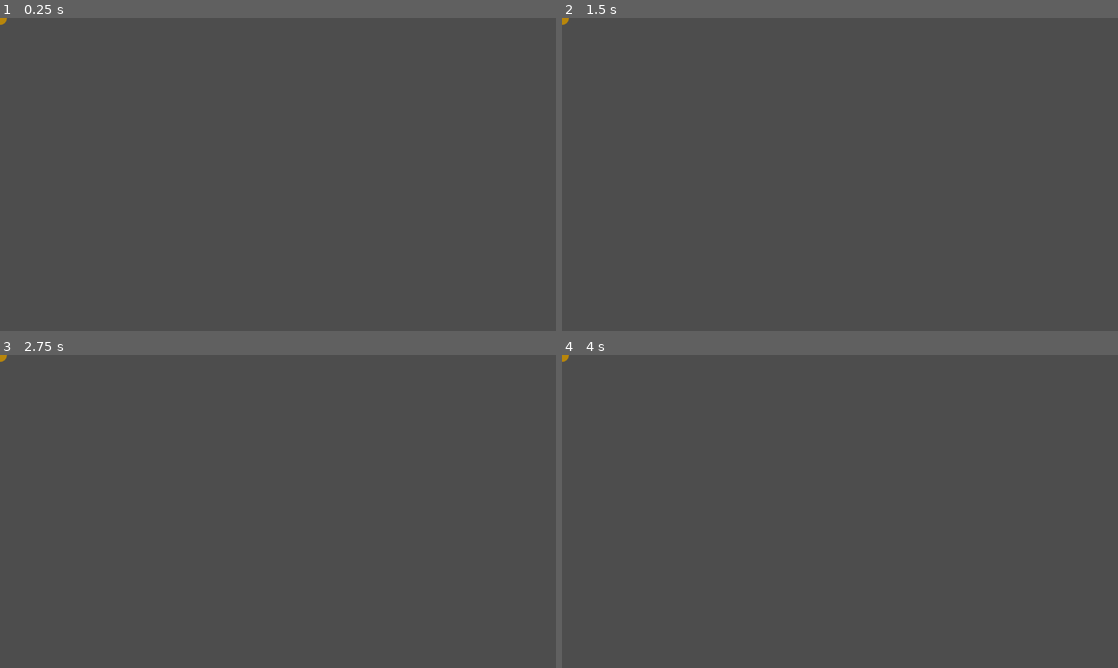
Above: before the commit, frames 1-4 (two rows, left to right).
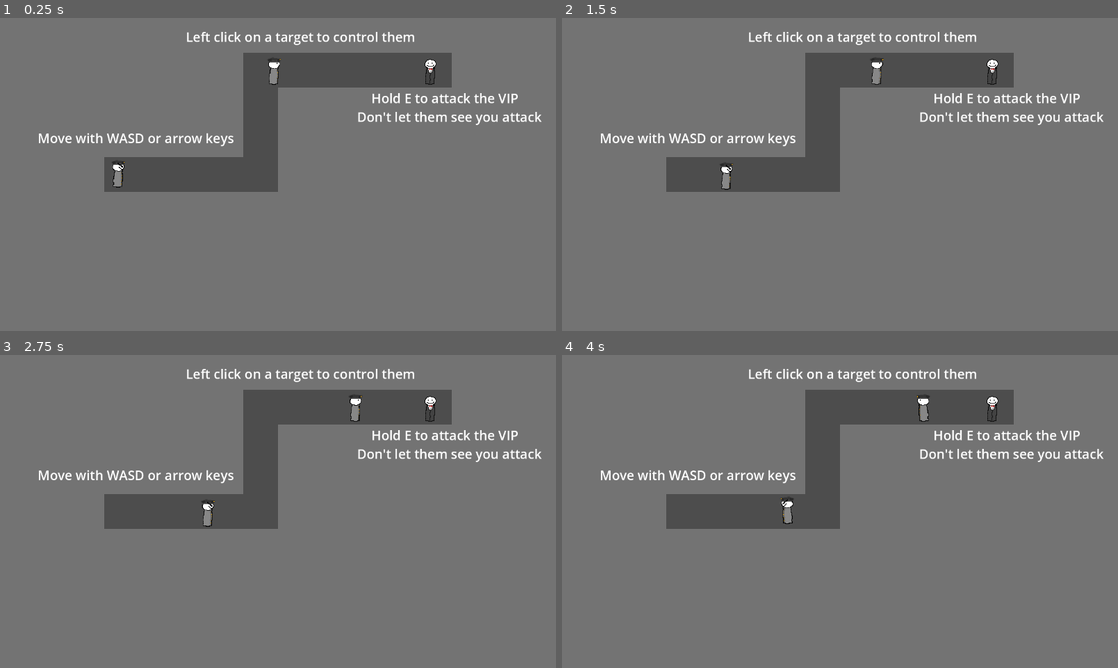
Above: after the commit, the same moments.

Repository: RainbowAsteroids/nowhere-safe
Game: Godot game, scene res://world/worlds/0.tscn
Same seed, same stepped clock (60 frames per second), same inputs: the game is played once before the commit and once after it. Before the commit the project starts from res://world/world.tscn.
Inputs (mouse positions are in pixels of both pictures, inside the frame that each line leads up to):
- Up to frame 1 (0.25 s): no input
- Up to frame 2 (1.5 s): tap A (move_left) at 0.5, 1.25 s; move the mouse to (962, 158) at 0.52 s; hold D (move_right) 0.53-1.28 s; hold Right mouse button (attack) 0.53-1.28 s; click (962, 158) at 0.8 s; move the mouse to (728, 190) at 1.27 s; hold S (move_down) from 1.28 s (still down); click (728, 190) at 1.35 s
- Up to frame 3 (2.75 s): right-click (166, 527) at 1.55 s; tap A (move_left) at 2 s; move the mouse to (333, 442) at 2.02 s; release S (move_down) at 2.03 s; hold D (move_right) from 2.03 s (still down); hold Right mouse button (attack) from 2.03 s (still down); click (333, 442) at 2.3 s
- Up to frame 4 (4 s): tap A (move_left) at 2.75, 3.5 s; move the mouse to (812, 574) at 2.77 s; release D (move_right) at 2.78 s; release Right mouse button (attack) at 2.78 s; hold W (move_up) 2.78-3.53 s; click (812, 574) at 2.85 s; right-click (812, 574) at 3.05 s; move the mouse to (1006, 558) at 3.52 s; hold A (move_left) from 3.53 s (still down); hold Right mouse button (attack) from 3.53 s (still down); click (1006, 558) at 3.8 s

The runs differ from the first frame. In frame 1, 91% of the frame differs, in the area x 0-100%, y 0-100%; in frame 2, 91%; in frame 3, 91%; in frame 4, 91%.
Error before the commit: Invalid access to property or key 'body' on a base object of type 'Nil'. (res://world/CharacterController.gd:99)

Commit message:
Added people spries

Diff:
--- a/civilian/civilian.gd
+++ b/civilian/civilian.gd
@@ -1,4 +1,3 @@
-@tool
 extends PathFollow2D
 class_name Civilian
 
@@ -18,11 +17,22 @@
 	Gun
 }
 
+enum Direction {
+	Left,
+	Right,
+	Up,
+	Down
+}
+
 const walk_speed := 75.0
 const suspicion_clock_end := 0.75
 
 @export var body: CharacterBody2D
 @export var nav_agent: NavigationAgent2D
+
+@export var uncontrolled_sprite: AnimatedSprite2D
+@export var controlled_sprite: AnimatedSprite2D
+
 @export var stun_timer: Timer
 @export var suspicious_timer: Timer
 @export var weapon := Weapon.Melee
@@ -51,8 +61,53 @@
 
 var suspicion_clock := 0.0
 
+@onready var prev_position := position
+@onready var prev_body_position := body.position
+
+func update_sprite_direction(direction: Direction):
+	for sprite in [uncontrolled_sprite, controlled_sprite]:
+		sprite.flip_h = direction == Direction.Left
+		match direction:
+			Direction.Up:
+				sprite.animation = "back"
+			Direction.Down:
+				sprite.animation = "front"
+			Direction.Left, Direction.Right:
+				sprite.animation = "side"
+
 func _process(_delta):
-	queue_redraw()
+	if state == State.Controlled:
+		uncontrolled_sprite.visible = false
+		controlled_sprite.visible = true
+	else:
+		uncontrolled_sprite.visible = true
+		controlled_sprite.visible = false
+
+	uncontrolled_sprite.global_rotation = 0
+	controlled_sprite.global_rotation = 0
+
+	var direction: Vector2
+	match state:
+		State.Default:
+			direction = position - prev_position
+		_:
+			direction = body.position - prev_body_position
+
+	if direction.length() < 0.001: return
+
+	if abs(direction.x) > abs(direction.y):
+		if direction.x > 0:
+			update_sprite_direction(Direction.Right)
+		else:
+			update_sprite_direction(Direction.Left)
+	else:
+		if direction.y >= 0:
+			update_sprite_direction(Direction.Down)
+		else:
+			update_sprite_direction(Direction.Up)
+
+	prev_position = position
+	prev_body_position = body.position
 
 func _physics_process(delta):
 	if not Engine.is_editor_hint():
@@ -77,38 +132,38 @@
 			_:
 				push_error("State '{0}' not implemented".format([state]))
 
-func _draw():
-	var color: Color
-	match state:
-		State.Controlled:
-			color = Color.ORANGE
-		State.Suspicious:
-			color = Color.RED
-		_:
-			match weapon:
-				Weapon.Melee:
-					color = Color.WHITE
-				Weapon.Taser:
-					color = Color.YELLOW
-				Weapon.Gun:
-					color = Color.BLACK
-
-	draw_circle(
-		body.position,
-		15,
-		color
-	)
-
-	draw_arc(
-		body.position,
-		15,
-		0,
-		PI * 2,
-		16,
-		Color.CYAN if hover else color,
-		2,
-		true
-	)
+#func _draw():
+#	var color: Color
+#	match state:
+#		State.Controlled:
+#			color = Color.ORANGE
+#		State.Suspicious:
+#			color = Color.RED
+#		_:
+#			match weapon:
+#				Weapon.Melee:
+#					color = Color.WHITE
+#				Weapon.Taser:
+#					color = Color.YELLOW
+#				Weapon.Gun:
+#					color = Color.BLACK
+#
+#	draw_circle(
+#		body.position,
+#		15,
+#		color
+#	)
+#
+#	draw_arc(
+#		body.position,
+#		15,
+#		0,
+#		PI * 2,
+#		16,
+#		Color.CYAN if hover else color,
+#		2,
+#		true
+#	)
 
 func control():
 	self.state = State.Controlled
--- a/civilian/civilian.tscn
+++ b/civilian/civilian.tscn
@@ -1,14 +1,77 @@
-[gd_scene load_steps=3 format=3 uid="uid://mrjjviudw1s7"]
+[gd_scene load_steps=11 format=3 uid="uid://mrjjviudw1s7"]
 
 [ext_resource type="Script" path="res://civilian/civilian.gd" id="1_kqpa8"]
+[ext_resource type="Texture2D" uid="uid://bwglvjopwx8od" path="res://sprites/guard-back.png" id="2_yos5b"]
+[ext_resource type="Texture2D" uid="uid://cannqyya6hvfx" path="res://sprites/guard-front.png" id="3_av54v"]
+[ext_resource type="Texture2D" uid="uid://c7neoc8onpoic" path="res://sprites/guard-side.png" id="4_ewi87"]
+[ext_resource type="Texture2D" uid="uid://138qkmchlqlv" path="res://sprites/guard-controlled-back.png" id="5_41ovk"]
+[ext_resource type="Texture2D" uid="uid://c8n5qdii1rj5v" path="res://sprites/guard-controlled-front.png" id="6_kf17j"]
+[ext_resource type="Texture2D" uid="uid://cjpy3cfhyaxeh" path="res://sprites/guard-controlled-side.png" id="7_coghe"]
 
-[sub_resource type="CircleShape2D" id="CircleShape2D_dep2g"]
-radius = 15.0
+[sub_resource type="CapsuleShape2D" id="CapsuleShape2D_fowfa"]
+radius = 17.0
+height = 74.0
 
-[node name="Civilian" type="PathFollow2D" node_paths=PackedStringArray("body", "nav_agent", "stun_timer", "suspicious_timer") groups=["civilian"]]
+[sub_resource type="SpriteFrames" id="SpriteFrames_u2cts"]
+animations = [{
+"frames": [{
+"duration": 1.0,
+"texture": ExtResource("2_yos5b")
+}],
+"loop": true,
+"name": &"back",
+"speed": 5.0
+}, {
+"frames": [{
+"duration": 1.0,
+"texture": ExtResource("3_av54v")
+}],
+"loop": true,
+"name": &"front",
+"speed": 5.0
+}, {
+"frames": [{
+"duration": 1.0,
+"texture": ExtResource("4_ewi87")
+}],
+"loop": true,
+"name": &"side",
+"speed": 5.0
+}]
+
+[sub_resource type="SpriteFrames" id="SpriteFrames_ni3v8"]
+animations = [{
+"frames": [{
+"duration": 1.0,
+"texture": ExtResource("5_41ovk")
+}],
+"loop": true,
+"name": &"back",
+"speed": 5.0
+}, {
+"frames": [{
+"duration": 1.0,
+"texture": ExtResource("6_kf17j")
+}],
+"loop": true,
+"name": &"front",
+"speed": 5.0
+}, {
+"frames": [{
+"duration": 1.0,
+"texture": ExtResource("7_coghe")
+}],
+"loop": true,
+"name": &"side",
+"speed": 5.0
+}]
+
+[node name="Civilian" type="PathFollow2D" node_paths=PackedStringArray("body", "nav_agent", "uncontrolled_sprite", "controlled_sprite", "stun_timer", "suspicious_timer") groups=["civilian"]]
 script = ExtResource("1_kqpa8")
 body = NodePath("CharacterBody2D")
 nav_agent = NodePath("CharacterBody2D/NavigationAgent2D")
+uncontrolled_sprite = NodePath("CharacterBody2D/UncontrolledSprite")
+controlled_sprite = NodePath("CharacterBody2D/ControlledSprite")
 stun_timer = NodePath("StunTimer")
 suspicious_timer = NodePath("SuspiciousTimer")
 
@@ -16,11 +79,24 @@
 input_pickable = true
 
 [node name="CollisionShape2D" type="CollisionShape2D" parent="CharacterBody2D"]
-shape = SubResource("CircleShape2D_dep2g")
+shape = SubResource("CapsuleShape2D_fowfa")
 
 [node name="NavigationAgent2D" type="NavigationAgent2D" parent="CharacterBody2D"]
 path_desired_distance = 10.0
 target_desired_distance = 1.0
+
+[node name="UncontrolledSprite" type="AnimatedSprite2D" parent="CharacterBody2D"]
+texture_filter = 1
+scale = Vector2(1.17, 1.17)
+sprite_frames = SubResource("SpriteFrames_u2cts")
+animation = &"side"
+
+[node name="ControlledSprite" type="AnimatedSprite2D" parent="CharacterBody2D"]
+visible = false
+texture_filter = 1
+scale = Vector2(1.17, 1.17)
+sprite_frames = SubResource("SpriteFrames_ni3v8")
+animation = &"side"
 
 [node name="StunTimer" type="Timer" parent="."]
 wait_time = 3.0
--- a/project.godot
+++ b/project.godot
@@ -11,7 +11,7 @@
 [application]
 
 config/name="Nowhere Safe"
-run/main_scene="res://world/world.tscn"
+run/main_scene="res://world/worlds/0.tscn"
 config/features=PackedStringArray("4.1", "GL Compatibility")
 config/icon="res://icon.svg"
 
@@ -71,4 +71,3 @@
 
 renderer/rendering_method="gl_compatibility"
 renderer/rendering_method.mobile="gl_compatibility"
-anti_aliasing/quality/msaa_2d=2
--- a/target/target.gd
+++ b/target/target.gd
@@ -2,10 +2,12 @@
 extends StaticBody2D
 class_name Target
 
-func _draw():
-	var color := Color.DARK_GOLDENROD
-	draw_circle(Vector2.ZERO, 15, color)
-	draw_arc(Vector2.ZERO, 15, 0, TAU, 16, color, 1, true)
+@onready var sprite: AnimatedSprite2D = $AnimatedSprite2D
+
+var attacked := false:
+	set(v):
+		attacked = v
+		sprite.animation = "scared" if v else "default"
 
 func _process(_delta):
 	if Engine.is_editor_hint():
--- a/target/target.tscn
+++ b/target/target.tscn
@@ -1,18 +1,40 @@
-[gd_scene load_steps=4 format=3 uid="uid://crxud02bvvki7"]
+[gd_scene load_steps=7 format=3 uid="uid://crxud02bvvki7"]
 
 [ext_resource type="Script" path="res://target/target.gd" id="1_bnc61"]
+[ext_resource type="Texture2D" uid="uid://4prvjbhw8ovb" path="res://sprites/target.png" id="2_euuoc"]
+[ext_resource type="Texture2D" uid="uid://upkkfypglf6e" path="res://sprites/target-scared.png" id="3_77tot"]
 
-[sub_resource type="CircleShape2D" id="CircleShape2D_mo7kv"]
-radius = 15.0
+[sub_resource type="CapsuleShape2D" id="CapsuleShape2D_rb5lb"]
+radius = 19.0
+height = 76.0
 
 [sub_resource type="CircleShape2D" id="CircleShape2D_xlqwi"]
-radius = 45.0111
+radius = 47.0106
+
+[sub_resource type="SpriteFrames" id="SpriteFrames_ch6y6"]
+animations = [{
+"frames": [{
+"duration": 1.0,
+"texture": ExtResource("2_euuoc")
+}],
+"loop": true,
+"name": &"default",
+"speed": 5.0
+}, {
+"frames": [{
+"duration": 1.0,
+"texture": ExtResource("3_77tot")
+}],
+"loop": true,
+"name": &"scared",
+"speed": 5.0
+}]
 
 [node name="Target" type="StaticBody2D"]
 script = ExtResource("1_bnc61")
 
 [node name="CollisionShape2D" type="CollisionShape2D" parent="."]
-shape = SubResource("CircleShape2D_mo7kv")
+shape = SubResource("CapsuleShape2D_rb5lb")
 
 [node name="Area2D" type="Area2D" parent="."]
 
@@ -20,5 +42,11 @@
 shape = SubResource("CircleShape2D_xlqwi")
 debug_color = Color(0.992157, 0, 0.262745, 0.419608)
 
+[node name="AnimatedSprite2D" type="AnimatedSprite2D" parent="."]
+texture_filter = 1
+texture_repeat = 1
+scale = Vector2(1.17, 1.17)
+sprite_frames = SubResource("SpriteFrames_ch6y6")
+
 [connection signal="body_entered" from="Area2D" to="." method="_on_area_2d_body_entered"]
 [connection signal="body_exited" from="Area2D" to="." method="_on_area_2d_body_exited"]
--- a/world/CharacterController.gd
+++ b/world/CharacterController.gd
@@ -59,6 +59,7 @@
 
 	var can_attack = controlled.near_target or controlled.weapon == Civilian.Weapon.Gun
 	if Input.is_action_pressed("attack") and can_attack:
+		target.attacked = true
 		match controlled.weapon:
 			Civilian.Weapon.Taser:
 				win.emit()
@@ -93,6 +94,7 @@
 			_:
 				push_error("Weapon '{0}' not implemented".format([controlled.weapon]))
 	else:
+		target.attacked = false
 		charge_attack_clock = 0.0
 
 func _physics_process(delta):
Not shown, added: gimp/.gdignore
Binary file added: sprites/guard-back.png
Not shown, added: sprites/guard-back.png.import
Binary file added: sprites/guard-controlled-back.png
Not shown, added: sprites/guard-controlled-back.png.import
Binary file added: sprites/guard-controlled-front.png
Not shown, added: sprites/guard-controlled-front.png.import
Binary file added: sprites/guard-controlled-side.png
Not shown, added: sprites/guard-controlled-side.png.import
Binary file added: sprites/guard-front.png
Not shown, added: sprites/guard-front.png.import
Binary file added: sprites/guard-side.png
(and 13 more such lines)
